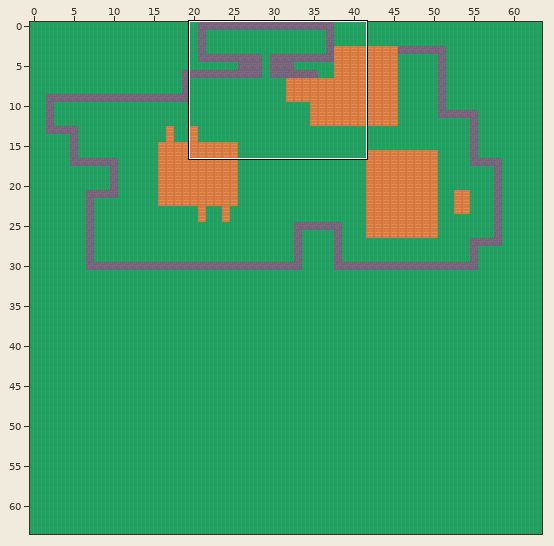
A Tiled map gets an edit: assets/tiled/mapFarm.tmx. Above: a wide view before the commit, with the close-up outlined.
Close-up. Old version:
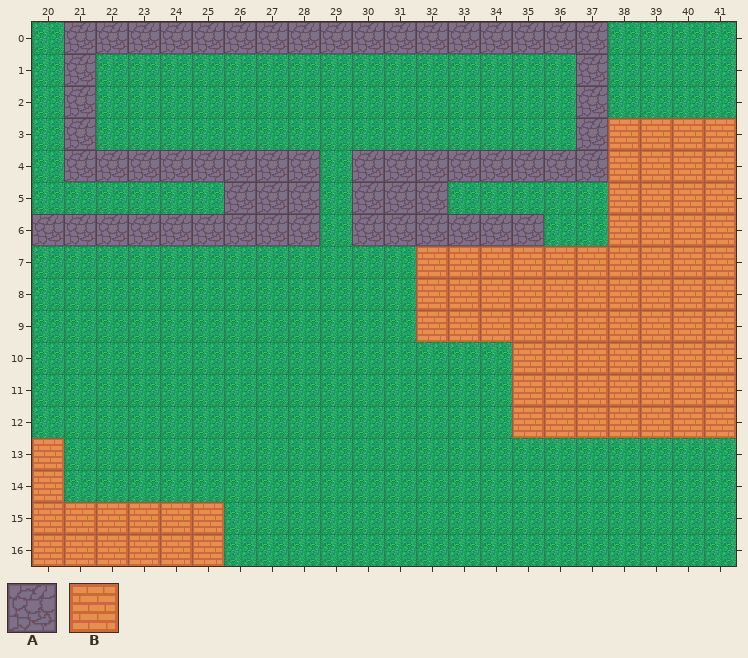
Cells are 64x64 px. Shown: x 20..41, y 0..16. The commit also changed other parts of the map, which this record leaves out.
Key: from "tileset": A 1, B 3.
_ is an empty cell.
Layers that did not change in this view are not listed.
Layer "walls" before, first column x 20:
 0 _AAAAAAAAAAAAAAAAA____
 1 _A_______________A____
 2 _A_______________A____
 3 _A_______________ABBBB
 4 _AAAAAAAA_AAAAAAAABBBB
 5 ______AAA_AAA_____BBBB
 6 AAAAAAAAA_AAAAAA__BBBB
 7 ____________BBBBBBBBBB
 8 ____________BBBBBBBBBB
 9 ____________BBBBBBBBBB
10 _______________BBBBBBB
11 _______________BBBBBBB
12 _______________BBBBBBB
13 B_____________________
14 B_____________________
15 BBBBBB________________
16 BBBBBB________________
And afterwards:
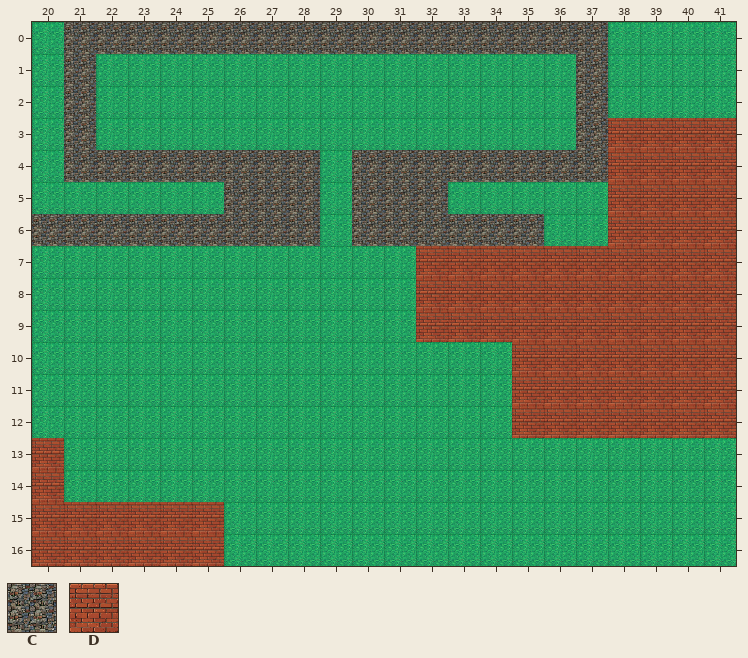
Further tiles: from "tileset": C 8, D 9.
Change:
Layer "walls":
y 0: x 21..37 AAAAAAAAAAAAAAAAA -> CCCCCCCCCCCCCCCCC
y 1..2: x 21 A -> C; x 37 A -> C
y 3: x 21 A -> C; x 37..41 ABBBB -> CDDDD
y 4: x 21..28 AAAAAAAA -> CCCCCCCC; x 30..41 AAAAAAAABBBB -> CCCCCCCCDDDD
y 5: x 26..28 AAA -> CCC; x 30..32 AAA -> CCC; x 38..41 BBBB -> DDDD
y 6: x 20..28 AAAAAAAAA -> CCCCCCCCC; x 30..35 AAAAAA -> CCCCCC; x 38..41 BBBB -> DDDD
y 7..9: x 32..41 BBBBBBBBBB -> DDDDDDDDDD
y 10..12: x 35..41 BBBBBBB -> DDDDDDD
y 13..14: x 20 B -> D
y 15..16: x 20..25 BBBBBB -> DDDDDD
